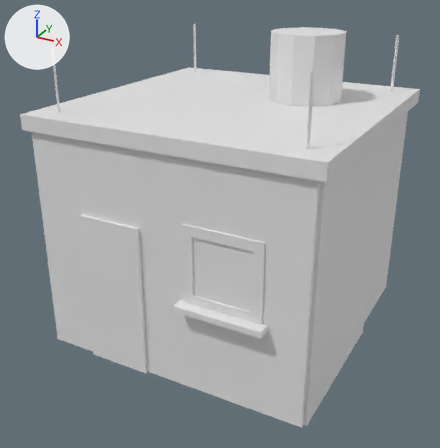
Before and after pictures for a commit that changed the glTF model game/assets/models/town/br_casa_morro.glb.
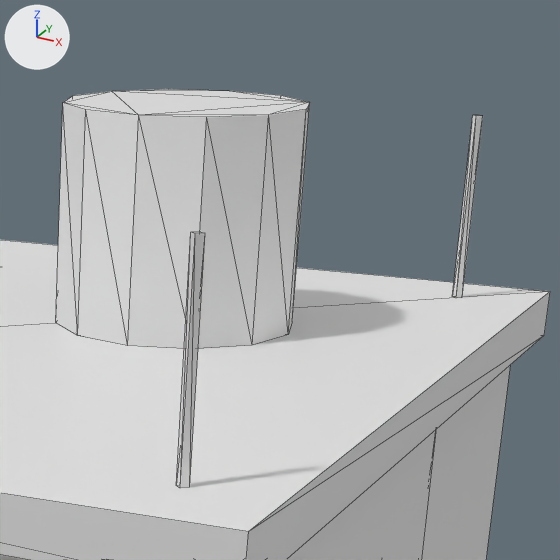
Each version is shown whole from a camera (50 mm lens) standing at (3.4, -6.63, 4.6) and looking at (-0.06, -0.33, 1.45), then close up on the part from 57% to 96% of the width and 0% to 38% of the height. Lighting does not change. The marker at upper left points along +X, +Y and +Z. The older version's two pictures come first. The close-ups show mesh edges as thin lines. Vertices at exactly the same position are counted once.

The first close-up shows 'br_casa_morro'.
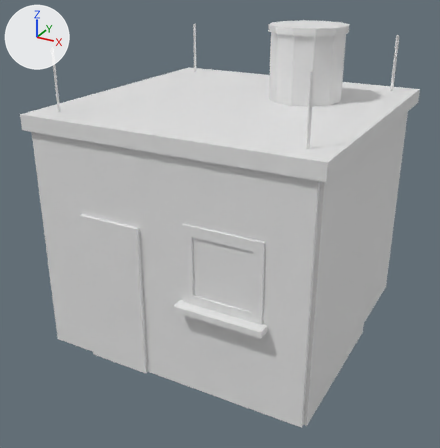
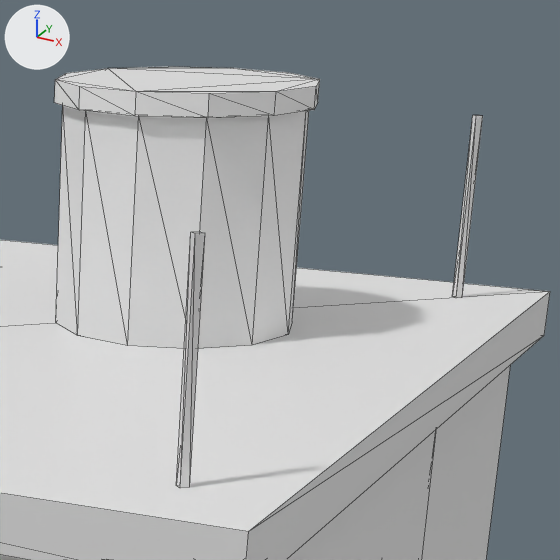
The change in detail:
me_cube is used by ob_br_casa_morro; location (0.0, 0.0, 0.0).
me_cube had 152 vertices, 248 faces and spanned x -1.8..1.8, y -1.9..1.8, z 0.0..3.78.
me_cube now has 176 vertices, 292 faces and spans x -1.8..1.8, y -1.9..1.8, z 0.0..3.86.
me_cube part 1: a new loose piece, a 12-sided cylinder along z spanning x 0.2..1.16, y 0.03..0.99, z 3.78..3.86, in mat_tin (white #e7e7e7).

Location of each change, [x1, y1, x2, y2] in pixels of the close-ups (560 x 560 px):
'br_casa_morro', reshaped: before [0, 89, 550, 560]; after [0, 67, 550, 560]
part 1 of me_cube, added: after [54, 67, 320, 118]
